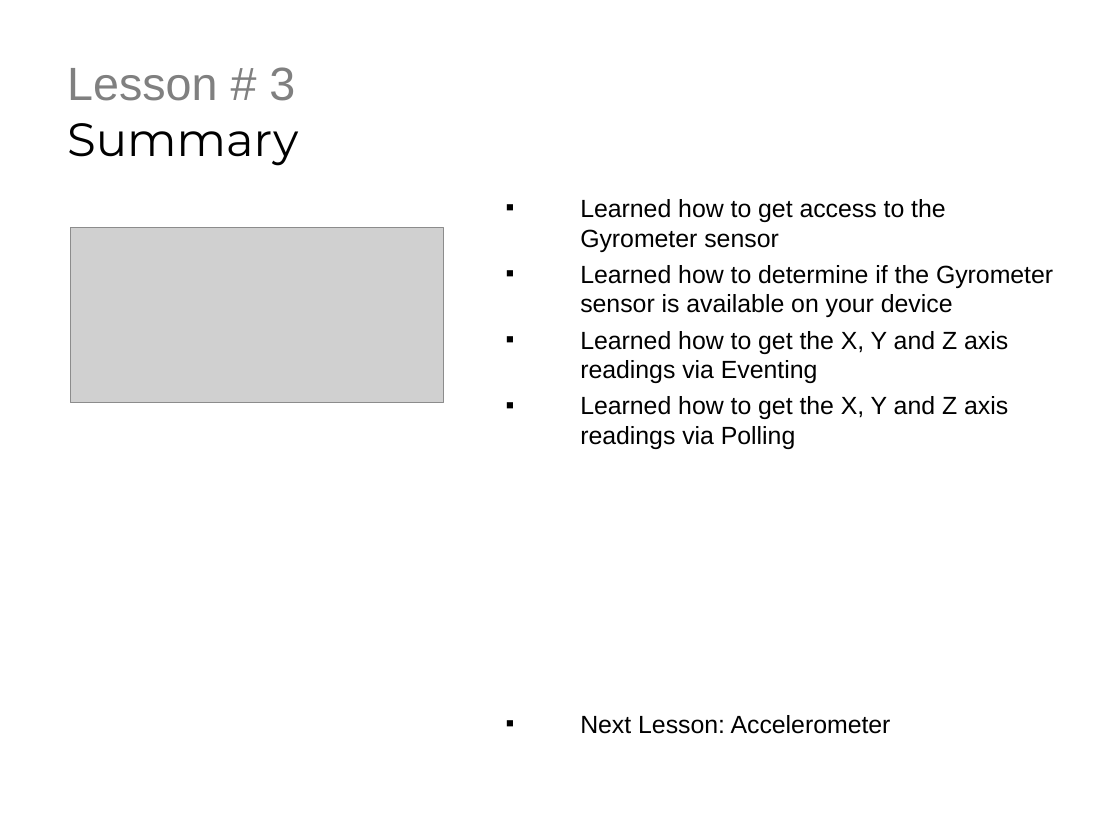
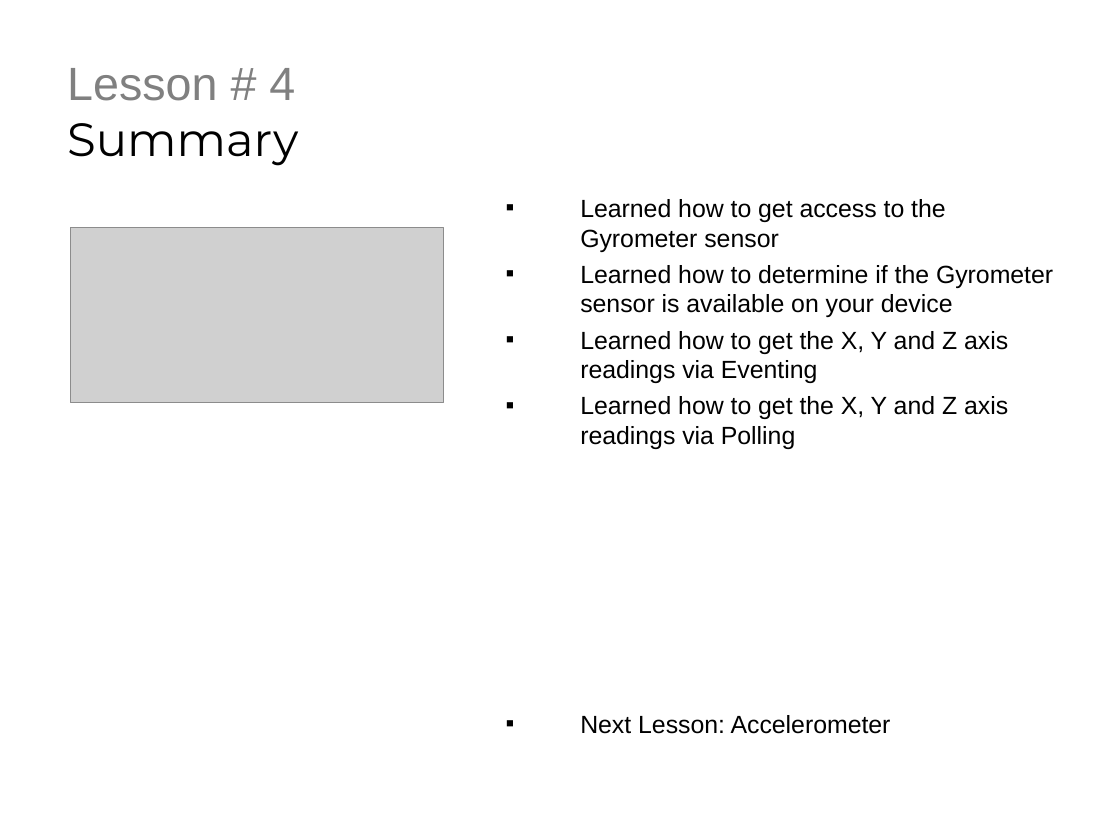
Before and after one commit to derikwhittaker/LiveLessons.WinRT, a slide deck: slide 3 of Chapter.8.DeviceSensors/Lesson.4.Gyrometer/Chapter.8.Lesson.4.ppt. Drawn at 1120x840 pixels with LibreOffice and Linux fonts; fonts in the diff are those of the drawing; grey boxes stand for pictures; background and template pictures are left out. Boxes give left, top, right and bottom in pixels: in the first picture for what was removed or moved away, otherwise in the second. Text is boxed around its words. In the diff, an @@ line names an element or a change of style, - is before the commit and + after.

Commit message:
Accelerometer PPT

```diff
--- a/Chapter.8.DeviceSensors/Lesson.4.Gyrometer/Chapter.8.Lesson.4.ppt
+++ b/Chapter.8.DeviceSensors/Lesson.4.Gyrometer/Chapter.8.Lesson.4.ppt
@@ title at bbox=[67, 68, 298, 166]: text changed @@
-Lesson # 3
-Summary
+Lesson # 4
+Summary
```
Also in this commit, not shown: 2 other files.
